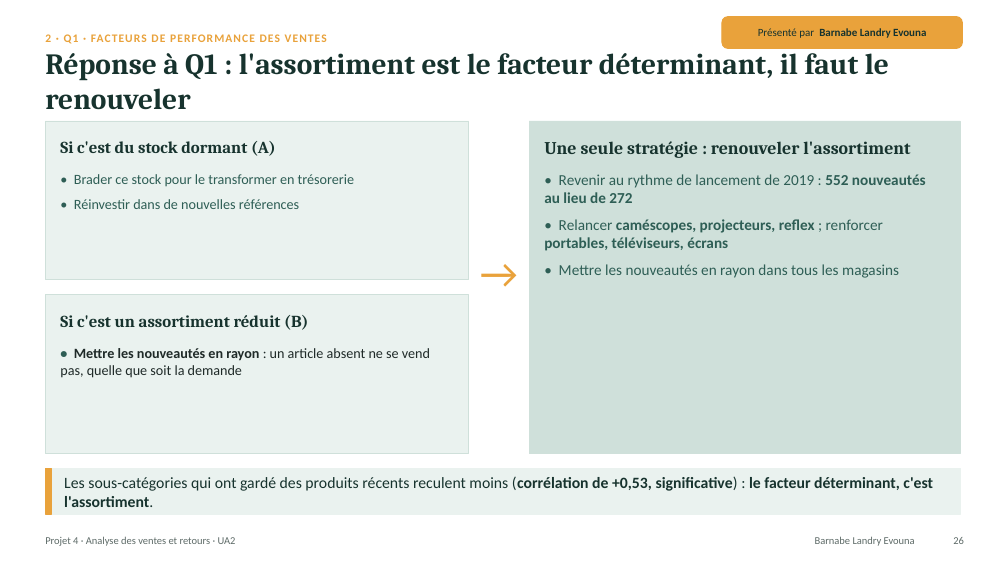
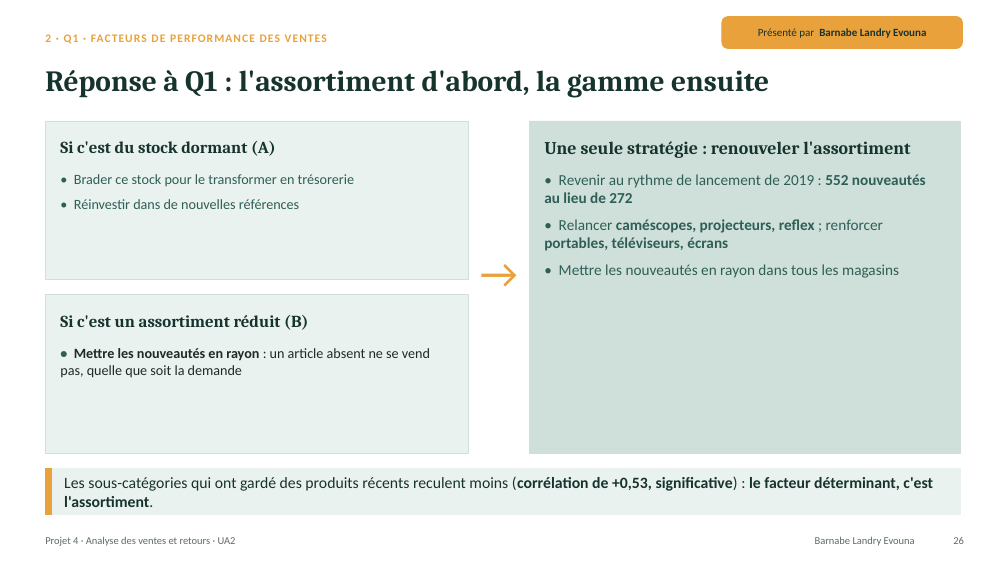
Before and after one commit to lezoul/projet4-contoso, a slide deck: slide 26 of reports/presentations/UA2_presentation_L3_L4.pptx. Drawn at 1008x567 pixels with LibreOffice and Linux fonts; fonts in the diff are those of the drawing. Boxes give left, top, right and bottom in pixels: in the first picture for what was removed or moved away, otherwise in the second. Text is boxed around its words. In the diff, an @@ line names an element or a change of style, - is before the commit and + after.

Commit message:
UA2 : Q1 recentrée sur les facteurs (la gamme comme facteur secondaire, pas de transfert vers la boutique en ligne)

```diff
--- a/reports/presentations/UA2_presentation_L3_L4.pptx
+++ b/reports/presentations/UA2_presentation_L3_L4.pptx
@@ text at [45, 70, 769, 98]: text changed @@
-Réponse à Q1 : l'assortiment est le facteur déterminant, il faut le renouveler
+Réponse à Q1 : l'assortiment d'abord, la gamme ensuite
```
Also in this commit, not shown: 3 other slides changed.
